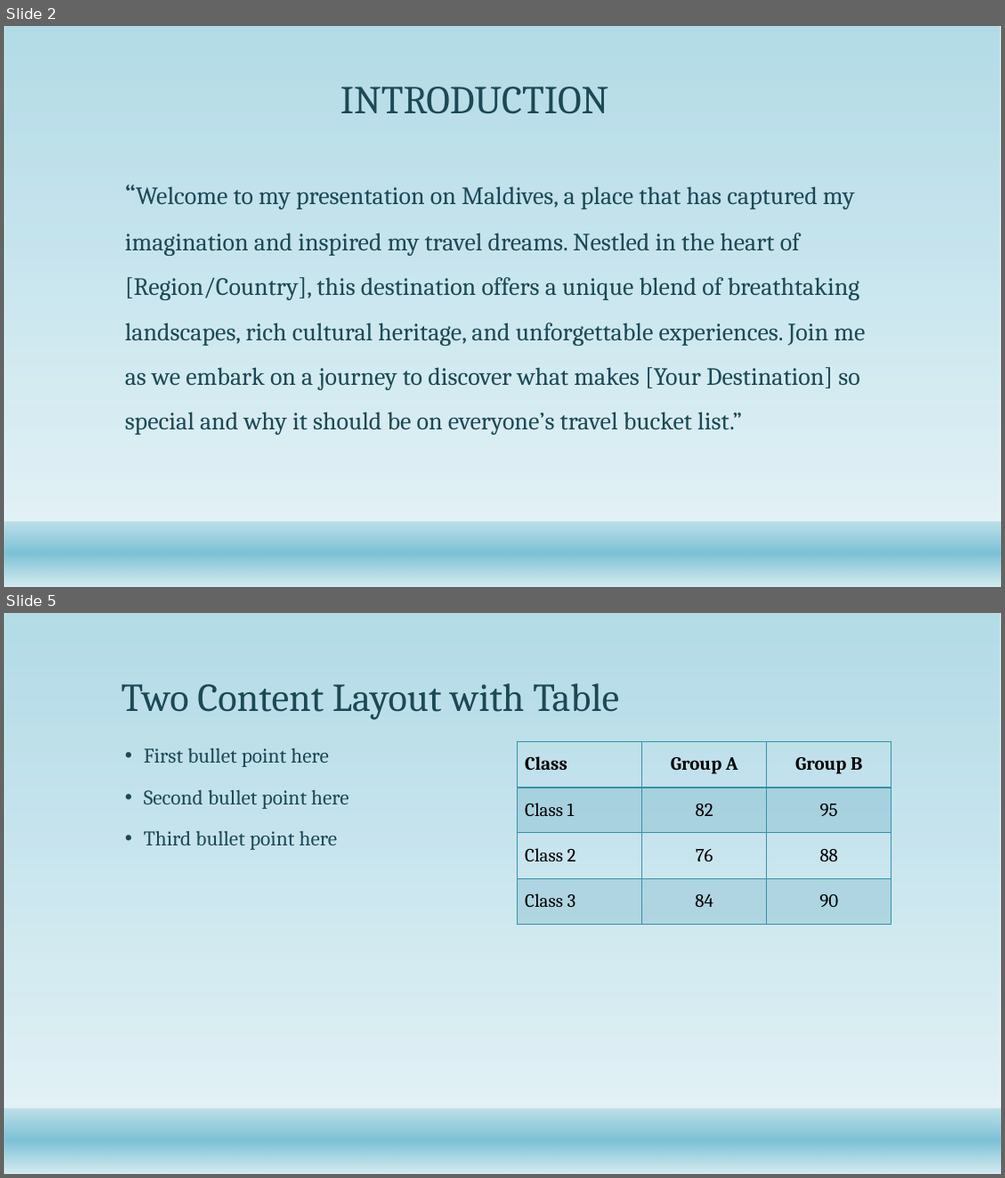
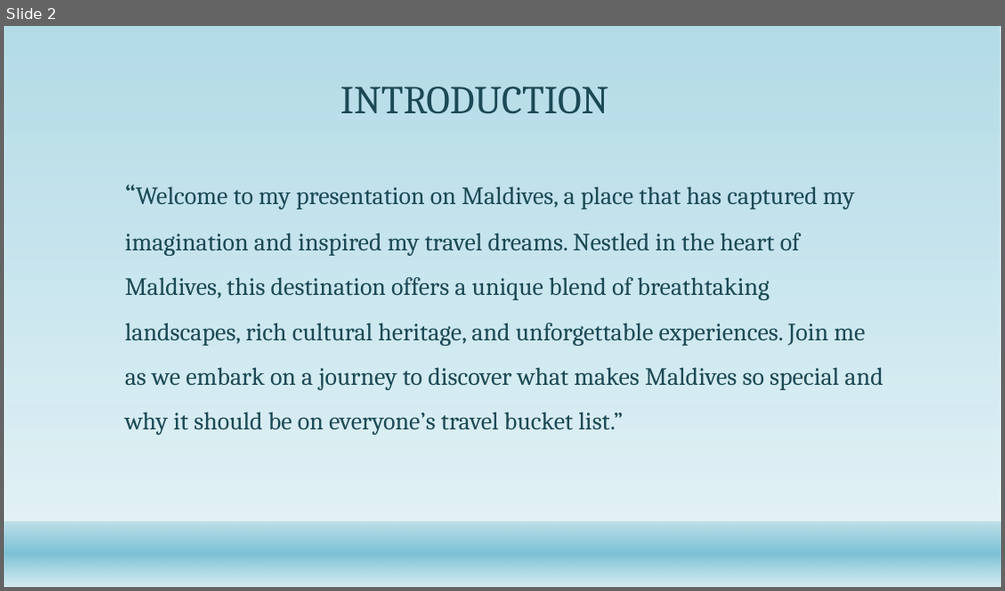
Before and after one commit to justinekyle123/My_ppt_FINAL_nani, a slide deck: Necesario.PPT.pptx. Shown one above the other, each under a label of ours: slides 2 and 5 before the commit, slide 2 after it; the slides between them are not shown. The pictures are 1005x1178 and 1005x591 pixels, drawn with LibreOffice and Linux fonts; fonts in the diff are those of the drawing; background and template pictures are left out. Boxes give left, top, right and bottom in pixels: in the first picture for what was removed or moved away, otherwise in the second. Text is boxed around its words. In the diff, an @@ line names an element or a change of style, - is before the commit and + after.

```diff
--- a/Necesario.PPT.pptx
+++ b/Necesario.PPT.pptx
@@ slide 5 removed at (x1=4, y1=613, x2=1001, y2=1174), background #FFFFFF; not listed: 2 template elements that a slide beside it also shows @@
@@ title removed at (x1=121, y1=683, x2=619, y2=720) @@
-Two Content Layout with Table
@@ table removed at (x1=518, y1=742, x2=892, y2=925), 4 rows, 3 columns @@
-Class | Group A | Group B
-Class 1 | 82 | 95
-Class 2 | 76 | 88
-Class 3 | 84 | 90
@@ text removed at (x1=144, y1=748, x2=348, y2=850) @@
-• First bullet point here
-• Second bullet point here
-• Third bullet point here
@@ slide 2 changed as well @@
@@ text at (x1=125, y1=186, x2=882, y2=435): text changed @@
-“Welcome to my presentation on Maldives, a place that has captured my imagination and inspired my travel dreams. Nestled in the heart of [Region/Country], this destination offers a unique blend of breathtaking landscapes, rich cultural heritage, and unforgettable experiences. Join me as we embark on a journey to discover what makes [Your Destination] so special and why it should be on everyone’s travel bucket list.”
+“Welcome to my presentation on Maldives, a place that has captured my imagination and inspired my travel dreams. Nestled in the heart of Maldives, this destination offers a unique blend of breathtaking landscapes, rich cultural heritage, and unforgettable experiences. Join me as we embark on a journey to discover what makes Maldives so special and why it should be on everyone’s travel bucket list.”
```
Also in this commit, not shown: 1 other slide changed, 7 slides added, 8 other slides removed.
